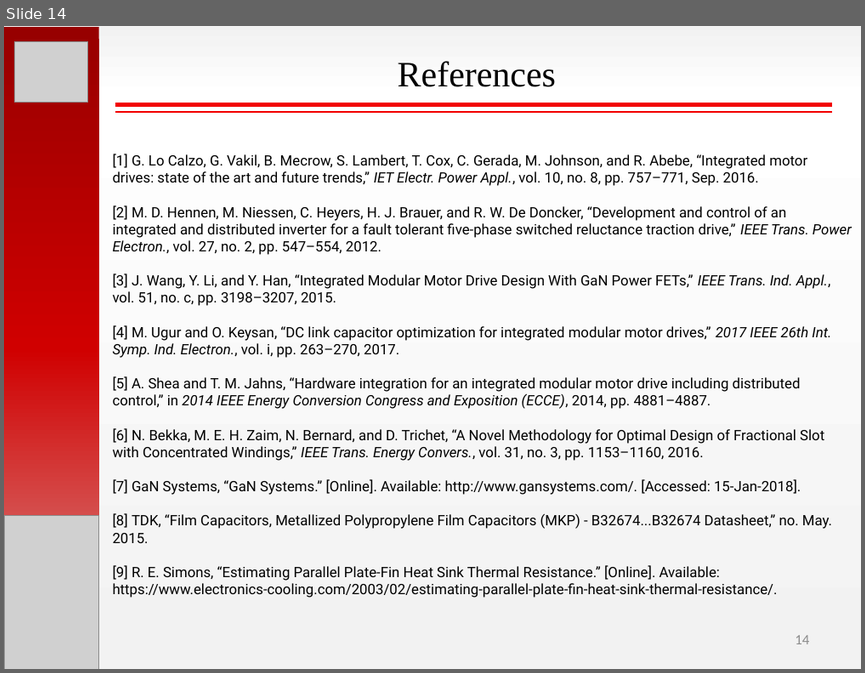
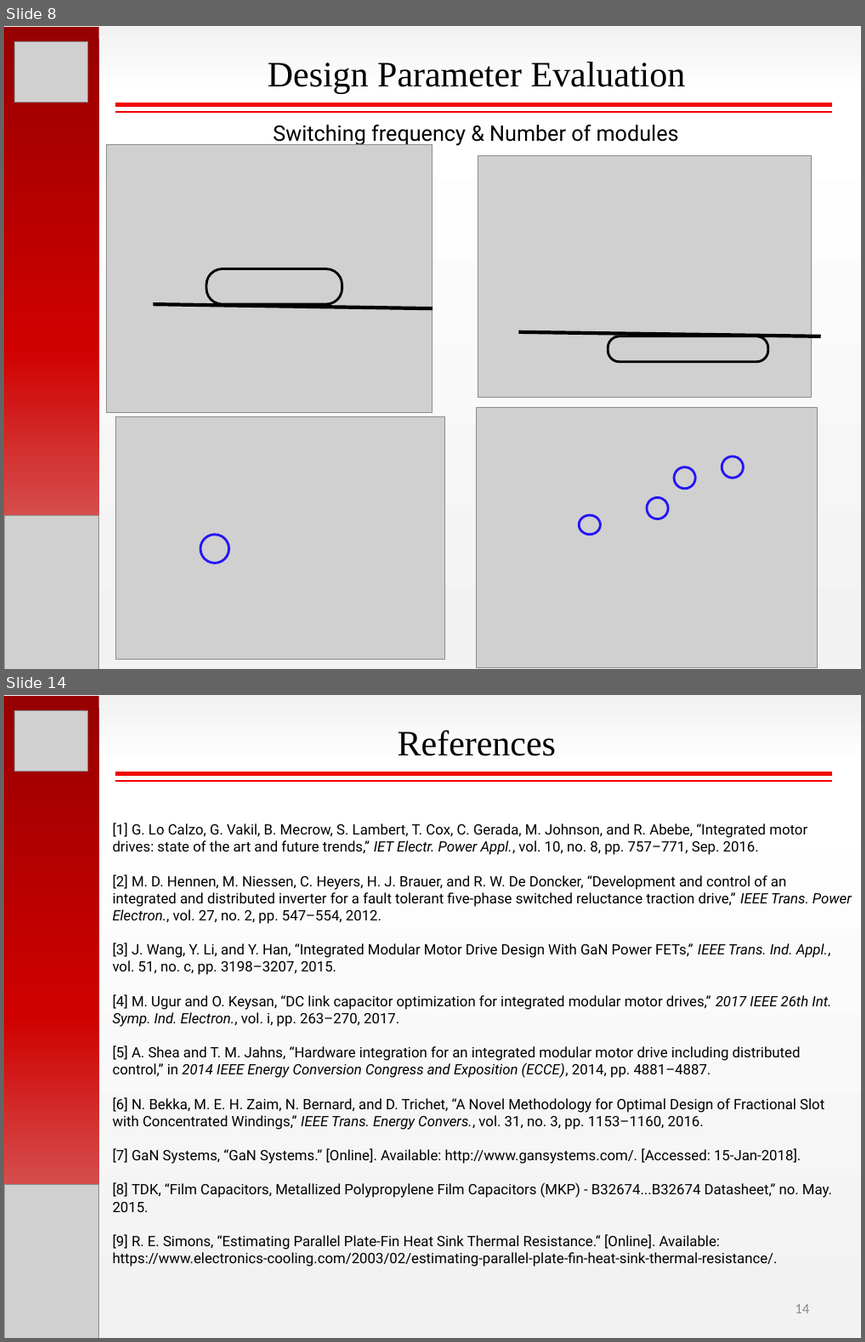
Before and after one commit to hakanpolat/IMMD, a slide deck: Paper/PEMD 2018/Presentation/PEMD2018_OralPres_Mesut_Uğur.pptx. Shown one above the other, each under a label of ours: slide 14 before the commit, slides 8 and 14 after it; the slides between them are not shown. The pictures are 865x673 and 865x1342 pixels, drawn with LibreOffice and Linux fonts; fonts in the diff are those of the drawing; grey boxes stand for pictures. Boxes give left, top, right and bottom in pixels: in the first picture for what was removed or moved away, otherwise in the second. Text is boxed around its words. In the diff, an @@ line names an element or a change of style, - is before the commit and + after.

```diff
--- a/Paper/PEMD 2018/Presentation/PEMD2018_OralPres_Mesut_Uğur.pptx
+++ b/Paper/PEMD 2018/Presentation/PEMD2018_OralPres_Mesut_Uğur.pptx
@@ slide 8 added at <box>4,26,861,669</box>, background gradient #F2F2F2 to #FFFFFF @@
@@ rectangle added at <box>4,27,99,669</box>, fill gradient #970000 to #D00000 to #D99694 @@
@@ picture added at <box>15,41,88,102</box> @@
@@ text added at <box>268,62,686,93</box>, 30 pt, text #000000 @@
+Design Parameter Evaluation
@@ line added from (115, 105) to (833, 105), #F20000 4 pt @@
@@ line added from (115, 112) to (833, 112), #F20000 1.5 pt @@
@@ text added at <box>273,125,679,146</box>, 18 pt, text #000000 @@
+Switching frequency & Number of modules
@@ picture added at <box>107,144,432,412</box> @@
@@ picture added at <box>477,155,812,397</box> @@
@@ rounded rectangle added at <box>206,268,341,304</box>, outline #000000 2 pt @@
@@ line added from (153, 305) to (432, 309), #000000 3 pt @@
@@ line added from (519, 332) to (821, 336), #000000 3 pt @@
@@ rounded rectangle added at <box>608,336,768,362</box>, outline #000000 2 pt @@
@@ picture added at <box>476,408,817,668</box> @@
@@ picture added at <box>115,417,444,659</box> @@
@@ ellipse added at <box>722,456,744,477</box>, outline #2515F7 2 pt @@
@@ ellipse added at <box>674,467,695,488</box>, outline #2515F7 2 pt @@
@@ ellipse added at <box>647,497,668,519</box>, outline #2515F7 2 pt @@
@@ picture added at <box>4,516,98,669</box> @@
@@ ellipse added at <box>200,534,228,562</box>, outline #2515F7 2 pt @@
@@ ellipse added at <box>579,516,601,534</box>, outline #2515F7 2 pt @@
```
Also in this commit, not shown: 7 slides changed, 5 other slides added, 6 slides removed, 16 other files.
